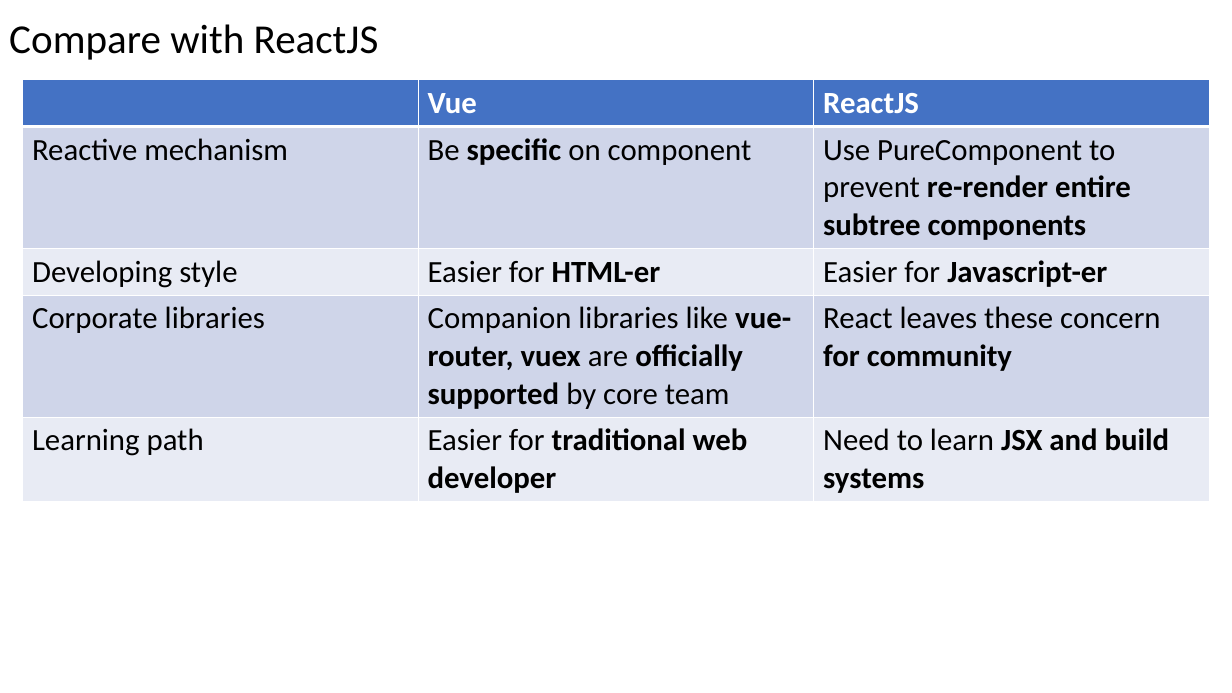
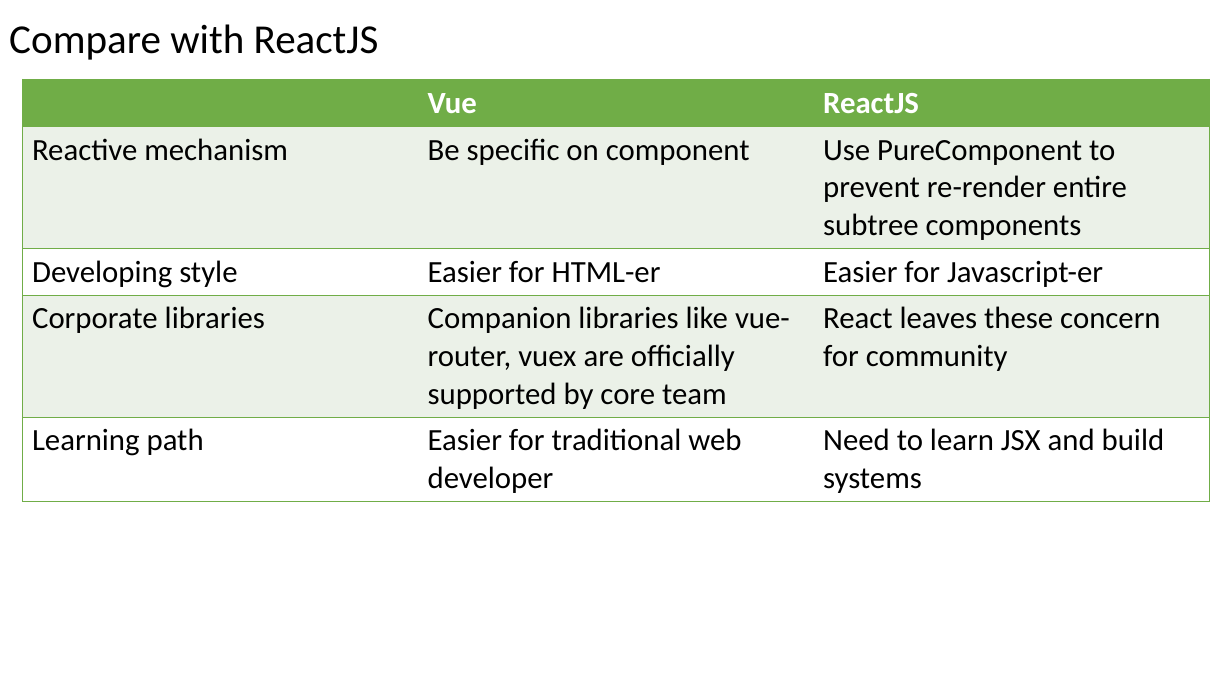
Before and after one commit to trancongduynguyen1997/sample-todo, a slide deck: slide 49 of VueJS Presentation.pptx (slide 48 before the commit). Drawn at 1232x693 pixels with LibreOffice and Linux fonts; fonts in the diff are those of the drawing. Boxes give left, top, right and bottom in pixels: in the first picture for what was removed or moved away, otherwise in the second. Text is boxed around its words. In the diff, an @@ line names an element or a change of style, - is before the commit and + after.

```diff
--- a/VueJS Presentation.pptx
+++ b/VueJS Presentation.pptx
@@ table at [23,79,1210,497] @@
@@ fill #4472C4 to #70AD47 in row 1 @@
@@ fill #CFD5EA to #EBF1E9 in 6 cells @@
@@ fill #E9EBF5 to #FFFFFF in 6 cells @@
@@ bold off in "specific", "re-render entire subtree components", "HTML-er", "Javascript-er" and 4 more places @@
@@ borders changed @@
```
Also in this commit, not shown: 23 other slides changed, 3 slides added, 2 slides removed, 1 other file.
